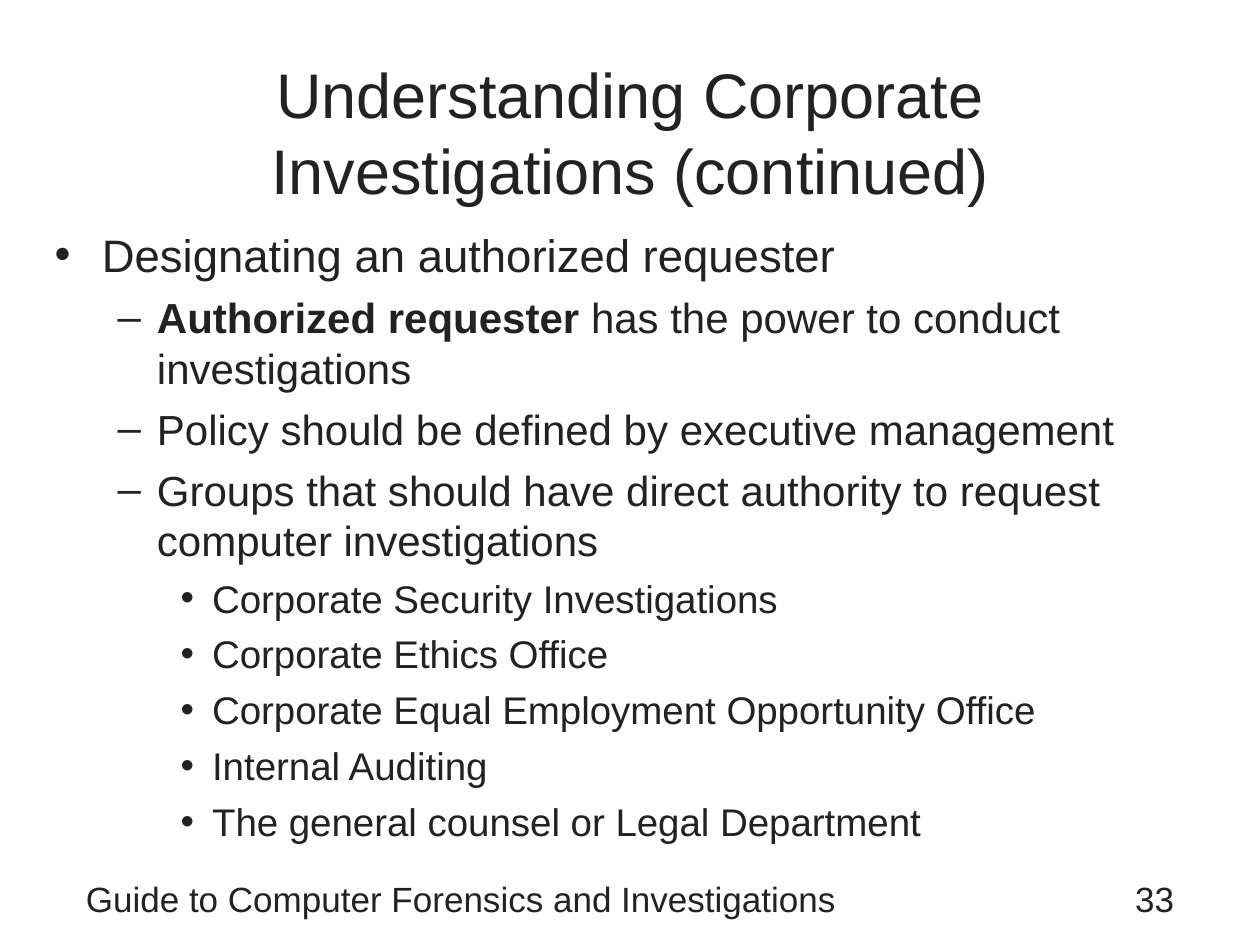
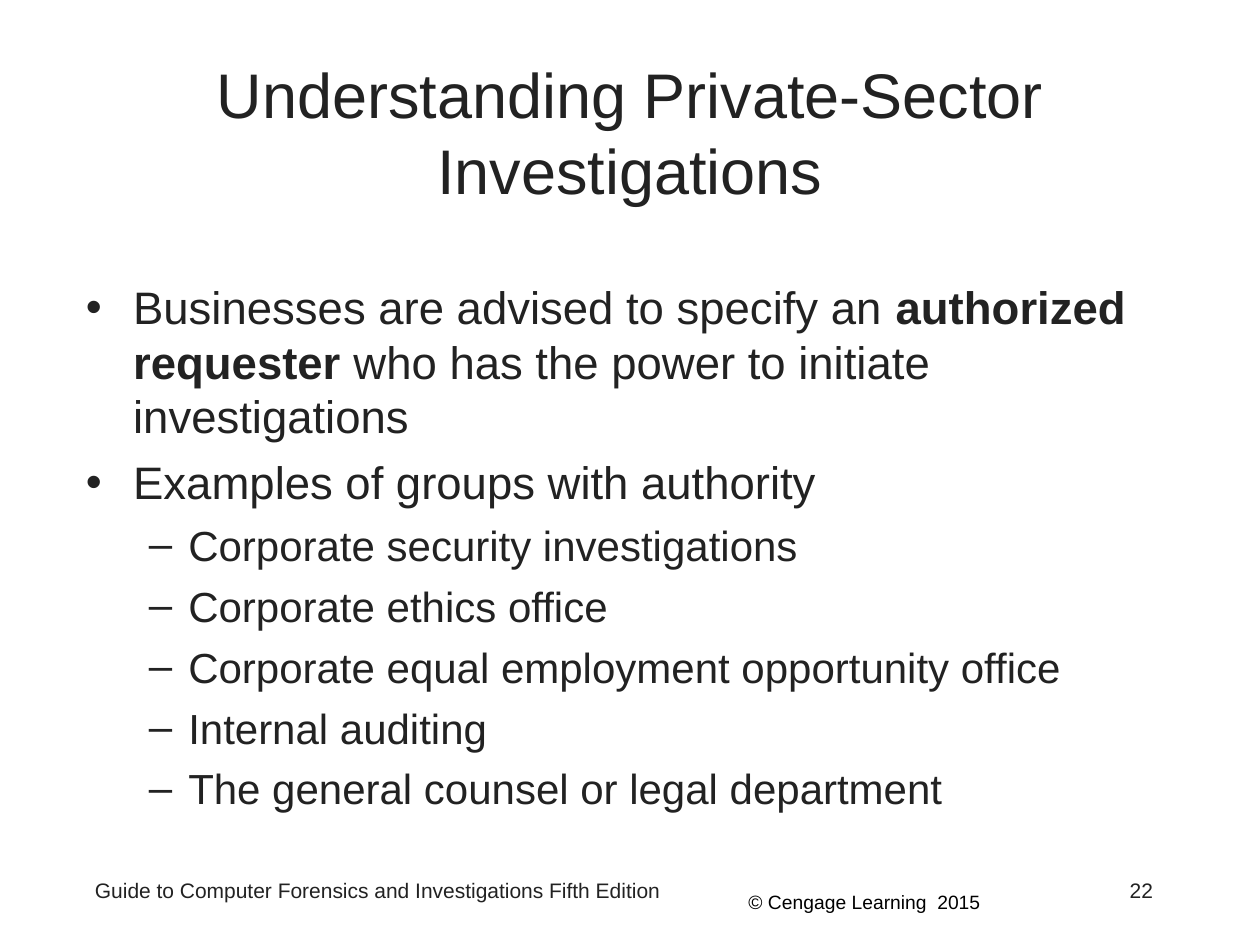
Before and after one commit to Emadalsuwat/emadalsuwat.github.io, a slide deck: slide 22 of computerforensics/Chapter1.ppt (slide 33 before the commit). Drawn at 1260x945 pixels with LibreOffice and Linux fonts; fonts in the diff are those of the drawing. Boxes give left, top, right and bottom in pixels: in the first picture for what was removed or moved away, otherwise in the second. Text is boxed around its words. In the diff, an @@ line names an element or a change of style, - is before the commit and + after.

```diff
--- a/computerforensics/Chapter1.ppt
+++ b/computerforensics/Chapter1.ppt
@@ title at [217,72,1043,205]: text changed @@
-Understanding Corporate Investigations (continued)
+Understanding Private-Sector Investigations
@@ text at [133,291,1126,813]: text changed @@
-• Designating an authorized requester
-  – Authorized requester has the power to conduct investigations
-  – Policy should be defined by executive management
-  – Groups that should have direct authority to request computer investigations
-    • Corporate Security Investigations
-    • Corporate Ethics Office
-    • Corporate Equal Employment Opportunity Office
-    • Internal Auditing
-    • The general counsel or Legal Department
+• Businesses are advised to specify an authorized requester who has the power to initiate investigations
+• Examples of groups with authority
+  – Corporate security investigations
+  – Corporate ethics office
+  – Corporate equal employment opportunity office
+  – Internal auditing
+  – The general counsel or legal department
@@ text at [95,882,660,903]: text changed; size 20 to 12 pt @@
-Guide to Computer Forensics and Investigations
+Guide to Computer Forensics and Investigations Fifth Edition
@@ text added at [768,895,980,913], 11 pt, text #000000 @@
+© Cengage Learning 2015
@@ page number added at [1130,883,1153,898], 12 pt, text #222222 @@
+22
@@ page number removed at [1135,887,1174,913] @@
-33
```
Also in this commit, not shown: 5 other slides changed, 76 slides added, 33 slides removed, 19 other files.
